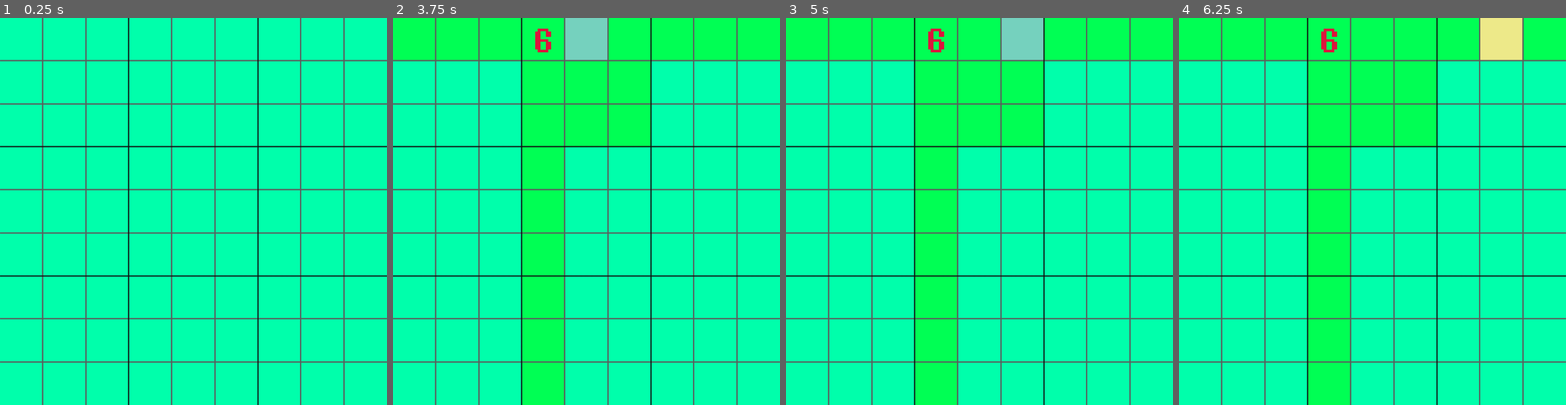
Above: before the commit, frames 1-4 (left to right).
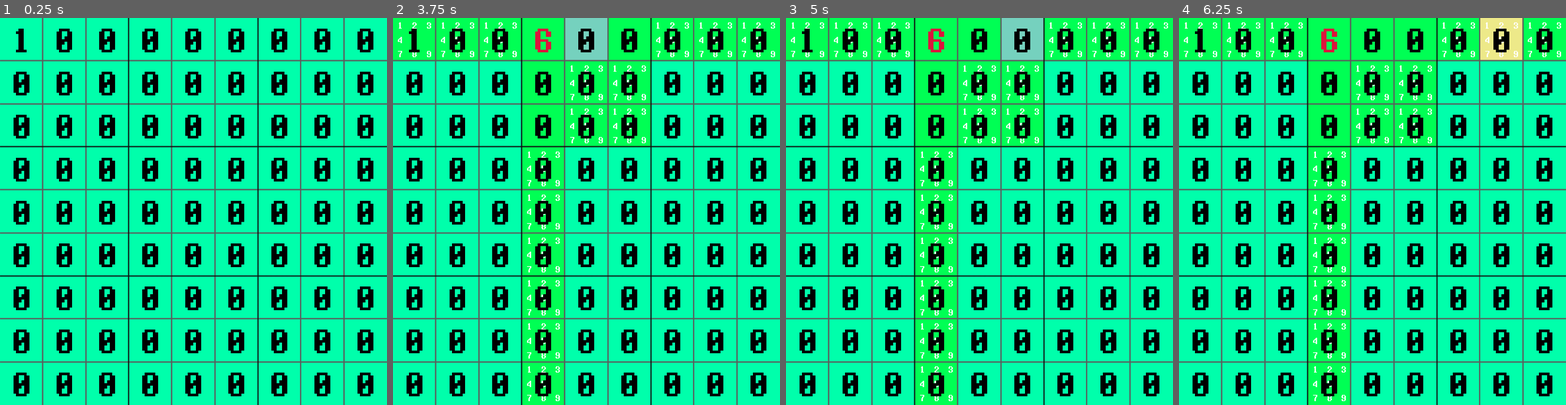
Above: after the commit, the same moments.

Repository: e-thab/sudoku
Game: Godot game, scene res://scenes/Main.tscn
The game is run twice, just before and just after one commit, with the same random seed, the same clock (stepped at 60 frames per second) and the same inputs.
Inputs (mouse positions are in pixels of both pictures, inside the frame that each line leads up to):
- Up to frame 1 (0.25 s): no input
- Up to frame 2 (3.75 s): tap Enter at 0.5, 2, 3.5 s; move the mouse to (416, 41) at 0.52 s; tap Delete (delete) at 0.6, 1.55, 2.1, 3.05 s; click (416, 41) at 0.67 s; right-click (416, 41) at 0.8 s; tap Space at 1.25, 2.75 s; move the mouse to (458, 41) at 1.27 s; right-click (458, 41) at 1.35 s; click (458, 41) at 1.42 s; move the mouse to (501, 41) at 2.02 s; click (501, 41) at 2.17 s; right-click (501, 41) at 2.3 s; move the mouse to (543, 41) at 2.77 s; right-click (543, 41) at 2.85 s; click (543, 41) at 2.92 s; move the mouse to (586, 41) at 3.52 s; tap R (random_val) at 3.6 s; click (586, 41) at 3.67 s
- Up to frame 3 (5 s): right-click (979, 41) at 3.8 s; tap Space at 4.25 s; move the mouse to (1022, 41) at 4.27 s; click (1022, 41) at 4.35 s; tap Delete (delete) at 4.55 s
- Up to frame 4 (6.25 s): move the mouse to (1457, 41) at 5.02 s; tap Delete (delete) at 5.1, 6.05 s; click (1457, 41) at 5.17 s; right-click (1457, 41) at 5.3 s; move the mouse to (1500, 41) at 5.77 s; right-click (1500, 41) at 5.85 s; click (1500, 41) at 5.92 s

The runs differ from the first frame. In frame 1, 15% of the frame differs, in the area x 3-97%, y 2-98%; in frame 2, 16%, in the area x 1-99%, y 1-99%; in frame 3, 16%; in frame 4, 16%.

Commit message:
generation error. to fix

Diff:
--- a/project.godot
+++ b/project.godot
@@ -10,7 +10,6 @@
 
 _global_script_classes=[  ]
 _global_script_class_icons={
-
 }
 
 [application]
@@ -44,12 +43,12 @@
 }
 random_val={
 "deadzone": 0.5,
-"events": [ Object(InputEventKey,"resource_local_to_scene":false,"resource_name":"","device":0,"alt":false,"shift":false,"control":false,"meta":false,"command":false,"pressed":false,"scancode":82,"unicode":0,"echo":false,"script":null)
+"events": [ Object(InputEventKey,"resource_local_to_scene":false,"resource_name":"","device":0,"alt":false,"shift":false,"control":false,"meta":false,"command":false,"pressed":false,"scancode":82,"physical_scancode":0,"unicode":0,"echo":false,"script":null)
  ]
 }
 delete={
 "deadzone": 0.5,
-"events": [ Object(InputEventKey,"resource_local_to_scene":false,"resource_name":"","device":0,"alt":false,"shift":false,"control":false,"meta":false,"command":false,"pressed":false,"scancode":16777224,"unicode":0,"echo":false,"script":null)
+"events": [ Object(InputEventKey,"resource_local_to_scene":false,"resource_name":"","device":0,"alt":false,"shift":false,"control":false,"meta":false,"command":false,"pressed":false,"scancode":16777224,"physical_scancode":0,"unicode":0,"echo":false,"script":null)
  ]
 }
 
--- a/scenes/Cell.gd
+++ b/scenes/Cell.gd
@@ -1,7 +1,7 @@
 extends Control
 
 signal solve(col, row, box, n)
-signal set(col, row, box, n)
+signal set()
 
 var markup = [1, 2, 3, 4, 5, 6, 7, 8, 9] # actual possible answers, culled after solution generated
 var notes = [1, 2, 3, 4, 5, 6, 7, 8, 9] # user notes
@@ -63,8 +63,7 @@
 
 func set_solution(n):
 	solution = n
-	emit_signal("set", col, row, box, n)
-	markup = [1, 2, 3, 4, 5, 6, 7, 8, 9]
+	emit_signal("set")
 
 
 func set_random_solution():
@@ -248,6 +247,7 @@
 				else:
 					input_solution(num)
 					release_focus()
+			print("(", col, ", ", row, ", ", box, ")")
 
 	elif Input.is_action_just_pressed("note"):
 		grab_focus()
--- a/scripts/board.gd
+++ b/scripts/board.gd
@@ -5,9 +5,11 @@
 var cols = [[], [], [], [], [], [], [], [], []]	#2D array [col][col index]
 var boxes = [[], [], [], [], [], [], [], [], []]	#2D array [box][col index]
 var solutions = []	# Array of solutions, indexed left to right, top to bottom
+
 var cells = []	# Holds references to each cell, top left to bottom right
-var solved = 0
-var errors = 0
+var generated = 0	# Number of solutions generated (each individual number on the board)
+
+var errors = 0	# For testing error rate of generation algorithm
 
 
 #func _init():
@@ -28,9 +30,9 @@
 		cell.show_markup()
 	generate()
 
-#	for cell in cells:
-#		# delete this
-#		cell.show_solution()
+	for cell in cells:
+		# delete this
+		cell.show_solution()
 	#avg_test()
 
 
@@ -44,7 +46,7 @@
 		#cell.set_bg()
 		#cell.show_average()
 	print('Errors: ', errors)
-	print('Avg error rate: ', float(errors) / float(iterations))
+	print('Error rate: ', float(errors) / float(iterations))
 
 
 func generate():
@@ -74,48 +76,53 @@
 
 
 func randomize_board():
-	# 1: find any cells with lonely digits, fill them if they exist
-	# 2: find any cells with naked singles, fill them if they exist
+	# 1: find any cells with lonely digits, if one exists: fill it and go to step 1
+	# 2: find any cells with naked singles, if one exists: fill it and go to step 1
 	# 3: find the next unsolved cell with the fewest possibilities
 	# 4: fill cell with a random number generated from those possibilities
 	# 5: repeat
-
-	#var rnd = randi() % 9 + 1
-	#cells[0].set_solution(rnd)	# Set first rand solution in top left cell
-	#reset_debug()
-	while solved < 81:
+	#
+	# Testing shows this algorithm has around a 1.8% error rate (chance to generate a dead-end),
+	# so it just resets and tries again if it fails
+
+	generated = 0
+	while generated < 81:
 		#var min_cell = min_possible_cell()			# Get minimum possible solution cell
 		var next_cell = next_cell()
 
 		if len(next_cell.markup) == 0:
 			print("ERROR: Regenerating...")
+			debug_txt("ERROR: Regenerating...")
 			generate()
 			break
 
 		elif next_cell.lonely != 0:
 			#next_cell.input_solution(next_cell.lonely)
 			next_cell.set_solution(next_cell.lonely)
-			solved += 1
+			generated += 1
+			debug_set(next_cell, next_cell.lonely)
 
 		elif len(next_cell.markup) == 1:
 			var n = next_cell.markup[0]
 			next_cell.set_solution(n)
-			solved += 1
+			generated += 1
 			#next_cell.input_solution(n)
+			debug_set(next_cell, n)
 
 		else:
 			next_cell.set_random_solution()
-			solved += 1
+			generated += 1
 			#next_cell.input_random_solution()
+			debug_set(next_cell, next_cell.solution)
 
 		mark_lonely()
-	solved = 0
 
 #	for cell in cells:
 #		solutions.append(cell.solution)
 
 
 func next_cell():
+	# generation issue may be here
 	var min_amt = 10
 	var next_cell
 
@@ -248,6 +255,10 @@
 	file.close()
 
 
+func debug_set(cell, n):
+	debug_txt("(" + str(cell.col) + ", " + str(cell.row) + ", " + str(cell.box) + ") set to " + str(n))
+
+
 func _rows_to_cols(old):
 	var new = []
 	for i in range(9):
@@ -257,32 +268,27 @@
 	return new
 
 
-func _on_set(col, row, box, n):
-#	for cell in rows[row]:
-#		cell.remove_markup(n)
-#
-#	for cell in cols[col]:
-#		cell.remove_markup(n)
-#
-#	for cell in boxes[box]:
-#		cell.remove_markup(n)
-	solved += 1
+func _on_set():
+	generated += 1
 
 
 func _on_solve(col, row, box, n):
 	for cell in rows[row]:
 		cell.remove_markup(n)
-		cell.remove_note(n)
+		#cell.remove_note(n)
+		cell.show_markup()
 		cell.set_bg()
 
 	for cell in cols[col]:
 		cell.remove_markup(n)
-		cell.remove_note(n)
+		#cell.remove_note(n)
+		cell.show_markup()
 		cell.set_bg()
 
 	for cell in boxes[box]:
 		cell.remove_markup(n)
-		cell.remove_note(n)
+		#cell.remove_note(n)
+		cell.show_markup()
 		cell.set_bg()
 
 	#print('(', col, ', ', row, ') set to ', n)
